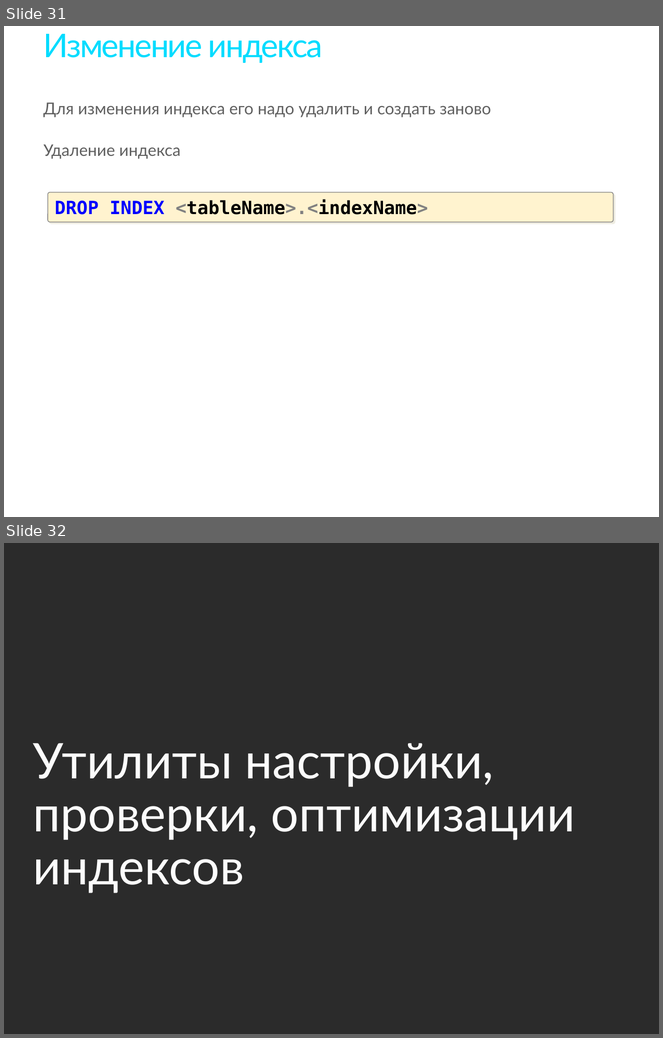
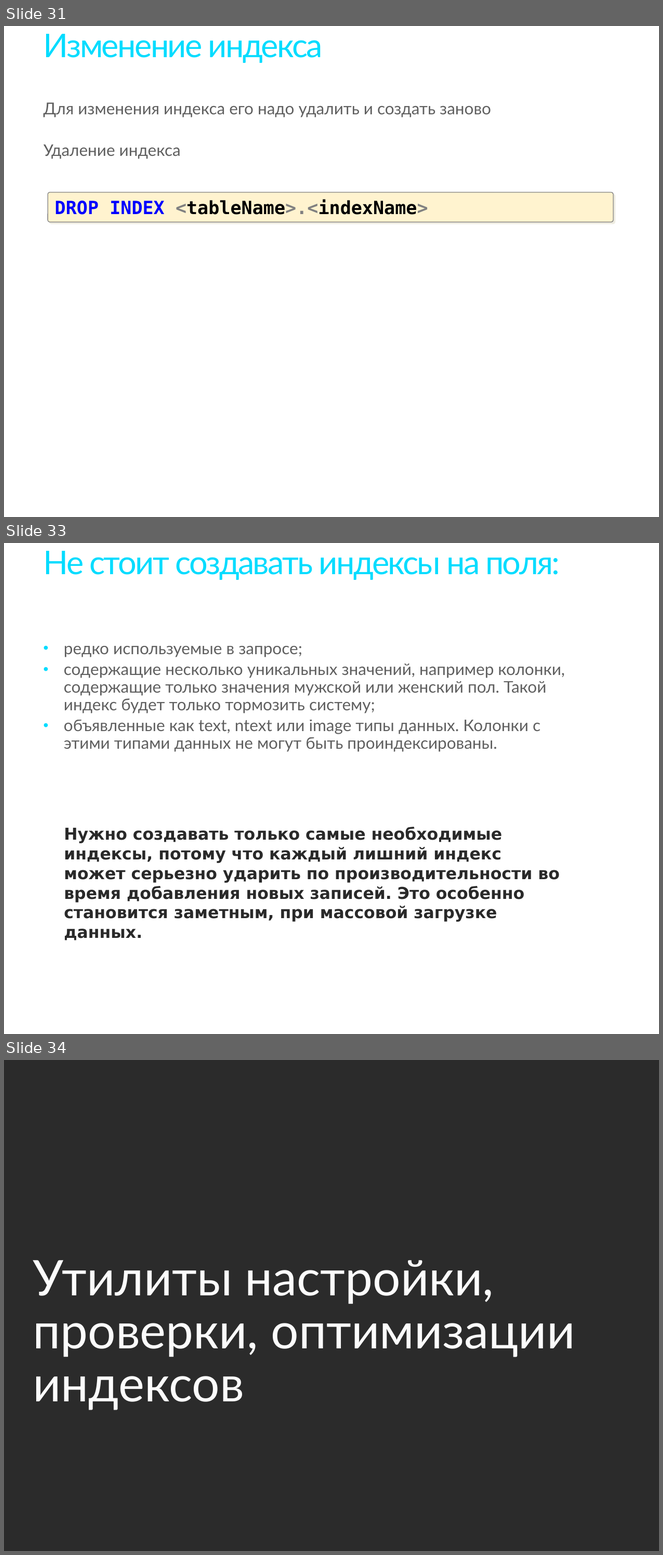
Before and after one commit to maxchv/itstep, a slide deck: databases/presentation/mssql/07.Indexes.pptx. Shown one above the other, each under a label of ours: slides 31 and 32 before the commit, slides 31, 33 and 34 after it; the slides between them are not shown. The pictures are 663x1038 and 663x1555 pixels, drawn with LibreOffice and Linux fonts; fonts in the diff are those of the drawing; background and template pictures are left out; a plain dark background stands for a picture behind light text. Boxes give left, top, right and bottom in pixels: in the first picture for what was removed or moved away, otherwise in the second. Text is boxed around its words. In the diff, an @@ line names an element or a change of style, - is before the commit and + after.

```diff
--- a/databases/presentation/mssql/07.Indexes.pptx
+++ b/databases/presentation/mssql/07.Indexes.pptx
@@ slide 33 added at box(4, 543, 659, 1034), background #FFFFFF @@
@@ title added at box(44, 551, 560, 580), 36 pt, text #00DCFF @@
+Не стоит создавать индексы на поля:
@@ text added at box(64, 646, 565, 752), 18 pt, text #5E5E5E @@
+• редко используемые в запросе;
+• содержащие несколько уникальных значений, например колонки, содержащие только значения мужской или женский пол. Такой индекс будет только тормозить систему;
+• объявленные как text, ntext или image типы данных. Колонки с этими типами данных не могут быть проиндексированы.
@@ text added at box(64, 827, 560, 941), 18 pt, text #292929, bold @@
+Нужно создавать только самые необходимые индексы, потому что каждый лишний индекс может серьезно ударить по производительности во время добавления новых записей. Это особенно становится заметным, при массовой загрузке данных.
@@ what was slide 32 is now slide 34 @@
```
Also in this commit, not shown: 1 slide changed, 1 other slide added.
